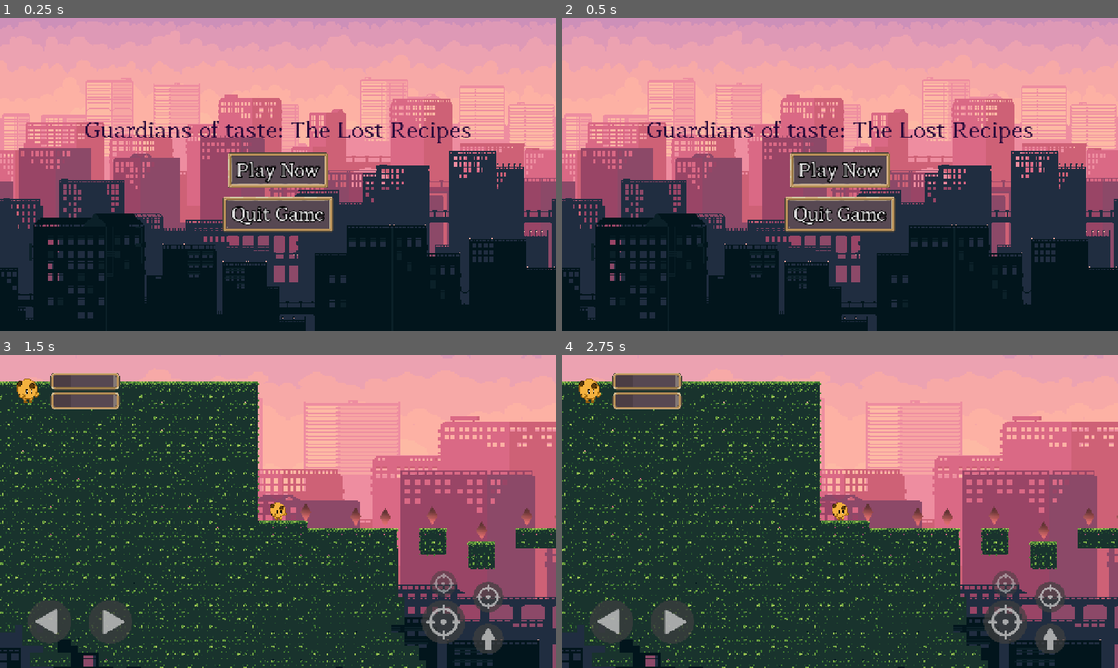
Above: before the commit, frames 1-4 (two rows, left to right).
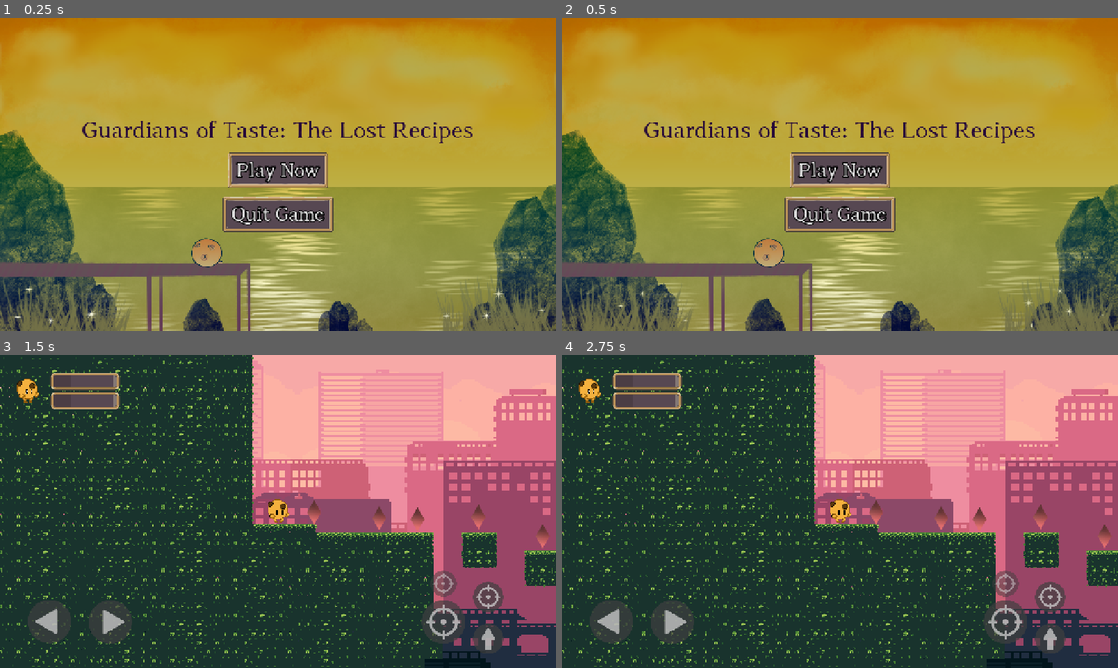
Above: after the commit, the same moments.

Repository: SirProg/across_to
Game: Godot game, scene res://scenes/ui/MainMenu.tscn
Two runs of this game, one before a commit and one after it. Both use one fixed random seed, a clock stepped at 60 frames per second and the inputs below.
Inputs (mouse positions are in pixels of both pictures, inside the frame that each line leads up to):
- Up to frame 1 (0.25 s): no input
- Up to frame 2 (0.5 s): no input
- Up to frame 3 (1.5 s): click "Play Now" at 0.5 s; move the mouse to (400, 495) at 1.27 s; hold Right (ui_right) from 1.28 s (still down); click (400, 495) at 1.42 s
- Up to frame 4 (2.75 s): tap Space (ui_select) at 1.52 s; release Right (ui_right) at 2 s; tap Enter at 2 s; drag from (728, 527) to (851, 511) at 2.02 s

The runs differ from the first frame. In frame 1, 95% of the frame differs, in the area x 0-100%, y 0-100%; in frame 2, 95%; in frame 3, 29%; in frame 4, 29%.

Commit message:
FIX pj shoot and move

Diff:
--- a/game/project.godot
+++ b/game/project.godot
@@ -90,3 +90,4 @@
 
 textures/canvas_textures/default_texture_filter=0
 renderer/rendering_method="mobile"
+textures/vram_compression/import_etc2_astc=true
--- a/game/scenes/characters/bolon.tscn
+++ b/game/scenes/characters/bolon.tscn
@@ -6,8 +6,8 @@
 [ext_resource type="Texture2D" uid="uid://bv62v22046pj7" path="res://assets/sprites/characters/bolon_character/Bolin_walk_0.png" id="4_m76yi"]
 [ext_resource type="Texture2D" uid="uid://b7f2a3glgfuhu" path="res://assets/sprites/characters/bolon_character/Bolin_walk_1.png" id="5_q1h08"]
 
-[sub_resource type="RectangleShape2D" id="RectangleShape2D_q1h08"]
-size = Vector2(43, 40)
+[sub_resource type="CircleShape2D" id="CircleShape2D_q1h08"]
+radius = 21.023796
 
 [sub_resource type="SpriteFrames" id="SpriteFrames_46twg"]
 animations = [{
@@ -23,19 +23,28 @@
 "speed": 5.0
 }]
 
-[sub_resource type="CircleShape2D" id="CircleShape2D_q1h08"]
-radius = 21.023796
+[sub_resource type="RectangleShape2D" id="RectangleShape2D_q1h08"]
+size = Vector2(43, 40)
 
 [sub_resource type="CircleShape2D" id="CircleShape2D_m76yi"]
 radius = 23.086792
 
 [node name="Bolon" type="CharacterBody2D"]
 collision_layer = 2
+collision_mask = 3
 script = ExtResource("2_xk1c3")
 normal_projectile_scene = ExtResource("2_bisop")
 special_projectile_scene = ExtResource("3_m76yi")
 min_scale = 0.9
 max_scale = 1.5
+
+[node name="CollisionShape2D" type="CollisionShape2D" parent="."]
+shape = SubResource("CircleShape2D_q1h08")
+
+[node name="AnimatedSprite2D" type="AnimatedSprite2D" parent="."]
+sprite_frames = SubResource("SpriteFrames_46twg")
+animation = &"walk"
+frame_progress = 0.4332234
 
 [node name="MeleeHitbox" type="Area2D" parent="."]
 monitoring = false
@@ -43,14 +52,6 @@
 [node name="CollisionShape2D" type="CollisionShape2D" parent="MeleeHitbox"]
 position = Vector2(22, 0)
 shape = SubResource("RectangleShape2D_q1h08")
-
-[node name="AnimatedSprite2D" type="AnimatedSprite2D" parent="."]
-sprite_frames = SubResource("SpriteFrames_46twg")
-animation = &"walk"
-frame_progress = 0.4332234
-
-[node name="CollisionShape2D" type="CollisionShape2D" parent="."]
-shape = SubResource("CircleShape2D_q1h08")
 
 [node name="PickupDetector" type="Area2D" parent="."]
 
@@ -60,3 +61,11 @@
 [node name="AnimationPlayer" type="AnimationPlayer" parent="."]
 
 [node name="Camera2D" type="Camera2D" parent="."]
+zoom = Vector2(1.3, 1.3)
+position_smoothing_enabled = true
+drag_horizontal_enabled = true
+drag_left_margin = 0.15
+drag_top_margin = 0.15
+drag_right_margin = 0.15
+drag_bottom_margin = 0.15
+editor_draw_drag_margin = true
--- a/game/scenes/items/proyectiles/main_character/NormalProyectile.tscn
+++ b/game/scenes/items/proyectiles/main_character/NormalProyectile.tscn
@@ -1,10 +1,9 @@
-[gd_scene load_steps=8 format=3 uid="uid://cj6tw5vjgpb21"]
+[gd_scene load_steps=7 format=3 uid="uid://cj6tw5vjgpb21"]
 
 [ext_resource type="Script" uid="uid://0f58vaok5qyv" path="res://scripts/characters/normal_proyectile.gd" id="1_ysqwn"]
 [ext_resource type="Texture2D" uid="uid://dgnowt36rbacp" path="res://assets/sprites/items/bullet/pixil-frame-0.png" id="2_4jhpf"]
 [ext_resource type="Texture2D" uid="uid://cbr17ss8mwbuf" path="res://assets/sprites/items/bullet/pixil-frame-1.png" id="3_veuoi"]
 [ext_resource type="Texture2D" uid="uid://b2wa23tjiauci" path="res://assets/sprites/items/bullet/pixil-frame-2.png" id="4_ukkas"]
-[ext_resource type="Texture2D" uid="uid://bo4rs0nnkn2kc" path="res://assets/sprites/items/bullet/pixil-frame-3.png" id="5_4glvp"]
 
 [sub_resource type="SpriteFrames" id="SpriteFrames_33xhg"]
 animations = [{
@@ -17,9 +16,6 @@
 }, {
 "duration": 1.0,
 "texture": ExtResource("4_ukkas")
-}, {
-"duration": 1.0,
-"texture": ExtResource("5_4glvp")
 }],
 "loop": true,
 "name": &"bullet",
--- a/game/scenes/items/proyectiles/main_character/SpecialProyectile.tscn
+++ b/game/scenes/items/proyectiles/main_character/SpecialProyectile.tscn
@@ -1,10 +1,9 @@
-[gd_scene load_steps=8 format=3 uid="uid://dhqjf7oip84jw"]
+[gd_scene load_steps=7 format=3 uid="uid://dhqjf7oip84jw"]
 
 [ext_resource type="Script" uid="uid://dqck3y3kox3gp" path="res://scripts/characters/special_proyectile.gd" id="1_j0wwi"]
 [ext_resource type="Texture2D" uid="uid://dgnowt36rbacp" path="res://assets/sprites/items/bullet/pixil-frame-0.png" id="2_2kmll"]
 [ext_resource type="Texture2D" uid="uid://cbr17ss8mwbuf" path="res://assets/sprites/items/bullet/pixil-frame-1.png" id="3_rjevr"]
 [ext_resource type="Texture2D" uid="uid://b2wa23tjiauci" path="res://assets/sprites/items/bullet/pixil-frame-2.png" id="4_ayioe"]
-[ext_resource type="Texture2D" uid="uid://bo4rs0nnkn2kc" path="res://assets/sprites/items/bullet/pixil-frame-3.png" id="5_dj8n7"]
 
 [sub_resource type="SpriteFrames" id="SpriteFrames_twmtf"]
 animations = [{
@@ -17,9 +16,6 @@
 }, {
 "duration": 1.0,
 "texture": ExtResource("4_ayioe")
-}, {
-"duration": 1.0,
-"texture": ExtResource("5_dj8n7")
 }],
 "loop": true,
 "name": &"move",
@@ -40,9 +36,10 @@
 scale = Vector2(1.5, 1.5)
 sprite_frames = SubResource("SpriteFrames_twmtf")
 animation = &"move"
+frame = 1
+frame_progress = 0.7608419
 
 [node name="Sprite2D" type="Sprite2D" parent="."]
-modulate = Color(1, 0.5, 0, 1)
 
 [node name="CollisionShape2D" type="CollisionShape2D" parent="."]
 position = Vector2(-3, -2)
--- a/game/scenes/levels/level1/ecuador_level.tscn
+++ b/game/scenes/levels/level1/ecuador_level.tscn
@@ -99,7 +99,7 @@
 spawn_point = NodePath("SpawnPoint")
 
 [node name="Enviroment" type="Sprite2D" parent="."]
-position = Vector2(524.4998, 279.5)
+position = Vector2(536, 282.99997)
 scale = Vector2(4.6232634, 2.9845679)
 texture = ExtResource("1_u8dug")
 
--- a/game/scenes/ui/MainMenu.tscn
+++ b/game/scenes/ui/MainMenu.tscn
@@ -1,9 +1,26 @@
-[gd_scene load_steps=7 format=3 uid="uid://ds3mebeu2yhwa"]
+[gd_scene load_steps=12 format=3 uid="uid://ds3mebeu2yhwa"]
 
 [ext_resource type="Script" uid="uid://blhfbuqkof1n8" path="res://scripts/systems/ui/main_menu.gd" id="1_2ysvc"]
-[ext_resource type="Texture2D" uid="uid://xn4j7krtxsrp" path="res://assets/sprites/7.png" id="2_xpiny"]
+[ext_resource type="Texture2D" uid="uid://di6q1lsah3vxj" path="res://assets/sprites/ui/backgrounds/Background_game_0000.png" id="2_7mi0g"]
 [ext_resource type="FontFile" uid="uid://dpr7rq0bm6vh8" path="res://assets/fonts/Beholden-Medium.ttf" id="3_bhu4a"]
+[ext_resource type="Texture2D" uid="uid://iqtjb8nj1153" path="res://assets/sprites/ui/backgrounds/Background_game_0009.png" id="3_nqjyj"]
+[ext_resource type="Texture2D" uid="uid://i0voivy8hhy6" path="res://assets/sprites/ui/backgrounds/Background_game_0015.png" id="4_7vr37"]
 [ext_resource type="Texture2D" uid="uid://lyw816ldk2q7" path="res://assets/sprites/ui/profile/RectangleBox_96x96.png" id="4_e2per"]
+[ext_resource type="Texture2D" uid="uid://cslpd5pj6qdov" path="res://assets/sprites/ui/backgrounds/Background_game_0023.png" id="5_kncl5"]
+[ext_resource type="Texture2D" uid="uid://cacqch7ecynmm" path="res://assets/sprites/ui/backgrounds/Background_game_0031.png" id="6_clp4r"]
+
+[sub_resource type="AnimatedTexture" id="AnimatedTexture_ee60a"]
+frames = 5
+speed_scale = 2.5
+frame_0/texture = ExtResource("2_7mi0g")
+frame_1/texture = ExtResource("3_nqjyj")
+frame_1/duration = 1.0
+frame_2/texture = ExtResource("4_7vr37")
+frame_2/duration = 1.0
+frame_3/texture = ExtResource("5_kncl5")
+frame_3/duration = 1.0
+frame_4/texture = ExtResource("6_clp4r")
+frame_4/duration = 1.0
 
 [sub_resource type="LabelSettings" id="LabelSettings_7mi0g"]
 font = ExtResource("3_bhu4a")
@@ -29,10 +46,13 @@
 script = ExtResource("1_2ysvc")
 
 [node name="TextureRect" type="TextureRect" parent="."]
-layout_mode = 0
-offset_right = 1281.0
-offset_bottom = 722.0
-texture = ExtResource("2_xpiny")
+layout_mode = 1
+anchors_preset = 15
+anchor_right = 1.0
+anchor_bottom = 1.0
+grow_horizontal = 2
+grow_vertical = 2
+texture = SubResource("AnimatedTexture_ee60a")
 
 [node name="CenterContainer" type="CenterContainer" parent="."]
 layout_mode = 1
@@ -41,10 +61,10 @@
 anchor_top = 0.5
 anchor_right = 0.5
 anchor_bottom = 0.5
-offset_left = -20.0
-offset_top = -23.5
-offset_right = 20.0
-offset_bottom = 23.5
+offset_left = -445.5
+offset_top = -131.5
+offset_right = 445.5
+offset_bottom = 131.5
 grow_horizontal = 2
 grow_vertical = 2
 
@@ -56,12 +76,13 @@
 layout_mode = 2
 theme_override_fonts/font = ExtResource("3_bhu4a")
 theme_override_font_sizes/font_size = 50
-text = "Guardians of taste: The Lost Recipes"
+text = "Guardians of Taste: The Lost Recipes"
 label_settings = SubResource("LabelSettings_7mi0g")
 
 [node name="IniciarBoton" type="Button" parent="CenterContainer/GridContainer"]
 layout_mode = 2
 size_flags_horizontal = 4
+size_flags_vertical = 4
 theme_type_variation = &"FlatButton"
 theme_override_constants/outline_size = 10
 theme_override_fonts/font = ExtResource("3_bhu4a")
--- a/game/scripts/characters/bolon_player.gd
+++ b/game/scripts/characters/bolon_player.gd
@@ -100,10 +100,12 @@
 func move_left():
 	animation_player.play("walk")
 	move_direction = -1.0
+	animation_player.flip_h = true
 
 func move_right():
 	animation_player.play("walk")
 	move_direction = 1.0
+	animation_player.flip_h = false
 
 func stop_horizontal():
 	move_direction = 0.0
@@ -132,8 +134,10 @@
 	var proj = normal_projectile_scene.instantiate()
 
 	# Determine direction based on player facing
-	var shoot_direction = Vector2.RIGHT if move_direction >= 0 else Vector2.LEFT
-	var offset_x = 30 if move_direction >= 0 else -30
+	var is_facing_left = sprite.flip_h
+	var shoot_direction = Vector2.LEFT if is_facing_left else Vector2.RIGHT
+	var offset_x = -30 if is_facing_left else 30
+
 
 	# Calculate spawn position
 	var spawn_pos = global_position + Vector2(offset_x, 0)
@@ -182,8 +186,9 @@
 	var proj = special_projectile_scene.instantiate()
 
 	# Determine direction based on player facing
-	var shoot_direction = Vector2.RIGHT if move_direction >= 0 else Vector2.LEFT
-	var offset_x = 40 if move_direction >= 0 else -40
+	var is_facing_left = sprite.flip_h
+	var shoot_direction = Vector2.LEFT if is_facing_left else Vector2.RIGHT
+	var offset_x = -40 if is_facing_left else 40
 
 	# Calculate spawn position
 	var spawn_pos = global_position + Vector2(offset_x, 0)
--- a/game/scripts/characters/normal_proyectile.gd
+++ b/game/scripts/characters/normal_proyectile.gd
@@ -8,6 +8,10 @@
 var start_position: Vector2
 var direction: Vector2 = Vector2.RIGHT
 var has_hit: bool = false
+
+@onready var animated_sprite = $AnimatedSprite2D
+
+
 
 func _ready():
 	start_position = global_position
@@ -25,7 +29,7 @@
 func _process(delta):
 	# Move projectile
 	global_position += direction * speed * delta
-
+	animated_sprite.play("bullet")
 	# Check distance traveled
 	if global_position.distance_to(start_position) > max_distance:
 		print("⭐ PLAYER PROJECTILE: Max distance reached, destroying")
@@ -74,6 +78,15 @@
 # Call this when spawning to set custom direction
 func initialize(proj_direction: Vector2, proj_speed: float = speed, proj_damage: int = damage) -> void:
 	direction = proj_direction.normalized()
+	var sprite_animated = get_node("AnimatedSprite2D")
+
+	if sprite_animated:
+		if direction.x < 0:
+			sprite_animated.flip_h = true
+		else:
+			sprite_animated.flip_h = false
+
 	speed = proj_speed
 	damage = proj_damage
+
 	print("⭐ PLAYER PROJECTILE: Initialized - Dir:", direction, " Speed:", speed)
--- a/game/scripts/characters/special_proyectile.gd
+++ b/game/scripts/characters/special_proyectile.gd
@@ -8,6 +8,8 @@
 var start_position: Vector2
 var direction: Vector2 = Vector2.RIGHT
 var has_hit: bool = false
+
+@onready var animated_sprite = $AnimatedSprite2D
 
 func _ready():
 	start_position = global_position
@@ -25,7 +27,7 @@
 func _process(delta):
 	# Move projectile
 	global_position += direction * speed * delta
-
+	animated_sprite.play("move")
 	# Check distance traveled
 	if global_position.distance_to(start_position) > max_distance:
 		print("⭐⭐ PLAYER SPECIAL: Max distance reached, destroying")
@@ -74,6 +76,15 @@
 # Call this when spawning to set custom direction
 func initialize(proj_direction: Vector2, proj_speed: float = speed, proj_damage: int = damage) -> void:
 	direction = proj_direction.normalized()
+
+	var sprite_animated = get_node("AnimatedSprite2D")
+
+	if sprite_animated:
+		if direction.x < 0:
+			sprite_animated.flip_h = true
+		else:
+			sprite_animated.flip_h = false
+
 	speed = proj_speed
 	damage = proj_damage
 	print("⭐⭐ PLAYER SPECIAL: Initialized - Dir:", direction, " Speed:", speed)
Binary file removed: game/assets/sprites/characters/main/character.png
Binary file removed: game/assets/sprites/items/Group 1.png
Binary file added: game/assets/sprites/ui/backgrounds/Background_game_0000.png
Not shown, changed: game/assets/sprites/ui/backgrounds/Background_game_0000.png.import
Binary file added: game/assets/sprites/ui/backgrounds/Background_game_0009.png
Not shown, added: game/assets/sprites/ui/backgrounds/Background_game_0009.png.import
Binary file added: game/assets/sprites/ui/backgrounds/Background_game_0015.png
Not shown, added: game/assets/sprites/ui/backgrounds/Background_game_0015.png.import
Binary file added: game/assets/sprites/ui/backgrounds/Background_game_0023.png
Not shown, added: game/assets/sprites/ui/backgrounds/Background_game_0023.png.import
Binary file added: game/assets/sprites/ui/backgrounds/Background_game_0031.png
Not shown, changed: game/assets/sprites/ui/backgrounds/Background_game_0031.png.import
(and 3 more such lines)
